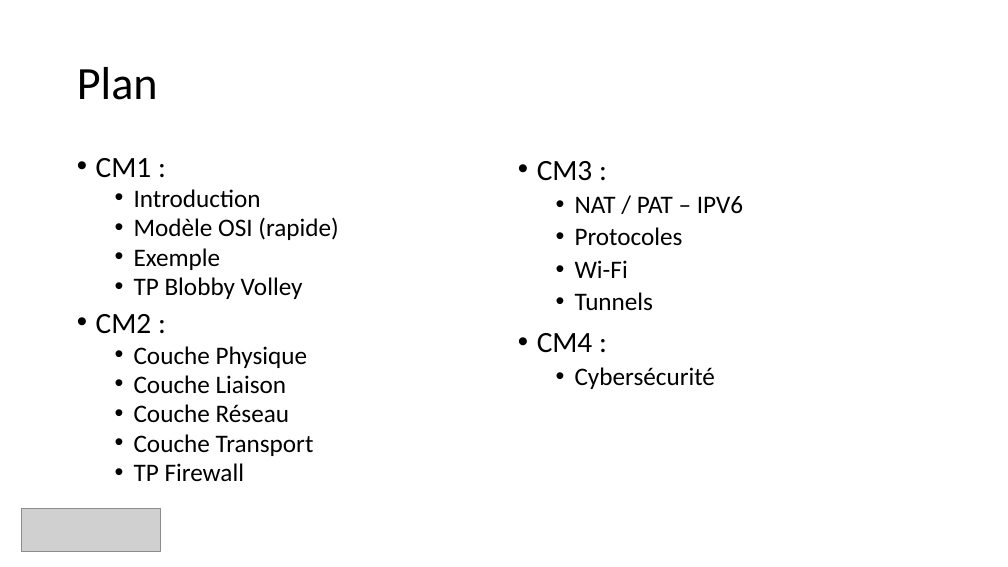
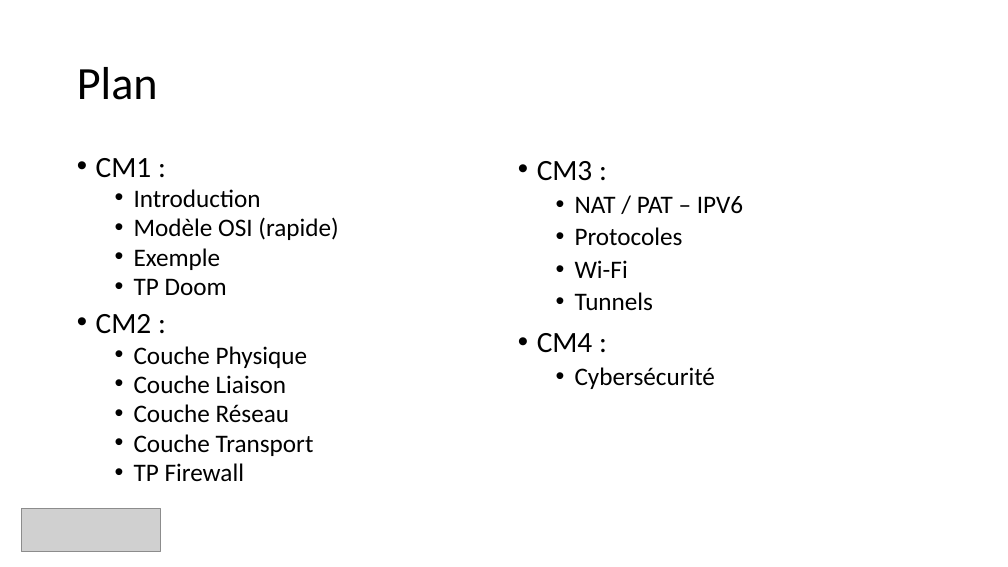
Before and after one commit to guillaume-rico/reseaux_informatiques, a slide deck: slide 2 of 01_CM/CM3 Réseaux Informatiques.pptx. Drawn at 1008x567 pixels with LibreOffice and Linux fonts; fonts in the diff are those of the drawing; grey boxes stand for pictures. Boxes give left, top, right and bottom in pixels: in the first picture for what was removed or moved away, otherwise in the second. Text is boxed around its words. In the diff, an @@ line names an element or a change of style, - is before the commit and + after.

```diff
--- a/01_CM/CM3 Réseaux Informatiques.pptx
+++ b/01_CM/CM3 Réseaux Informatiques.pptx
@@ text at [134,278,227,295]: text changed @@
-  • TP Blobby Volley
+  • TP Doom
```
Also in this commit, not shown: 10 other slides changed, 8 slides added, 1 slide removed, 5 other files.
